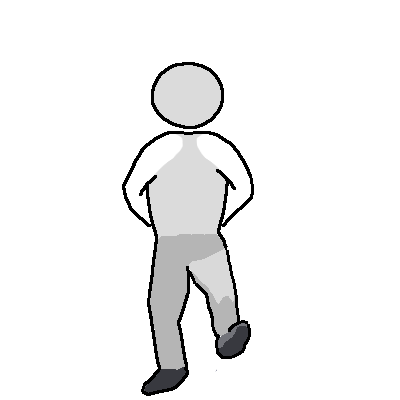
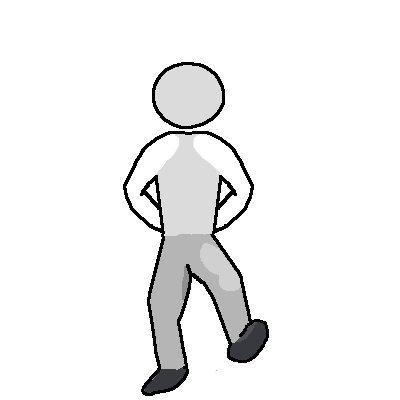
Layer changes from the first 400 × 400 image to the second:
painted on "stroke" over (122, 62, 269, 396)
painted on "foot" over (205, 293, 266, 360)
painted on "arm" over (122, 133, 254, 246)
removed layer "chest" over (147, 134, 229, 206)
removed layer "frontleg" over (189, 249, 237, 338)
painted on "foreleg" over (150, 234, 254, 345)
painted on "torso" over (147, 134, 229, 266)
